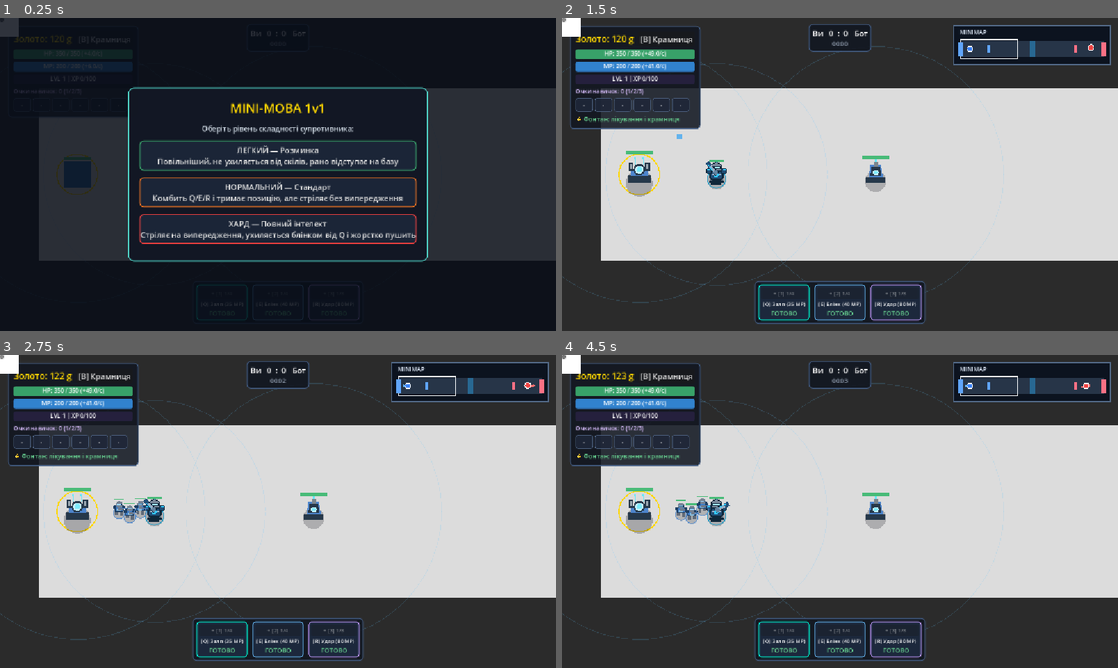
Above: before the commit, frames 1-4 (two rows, left to right).
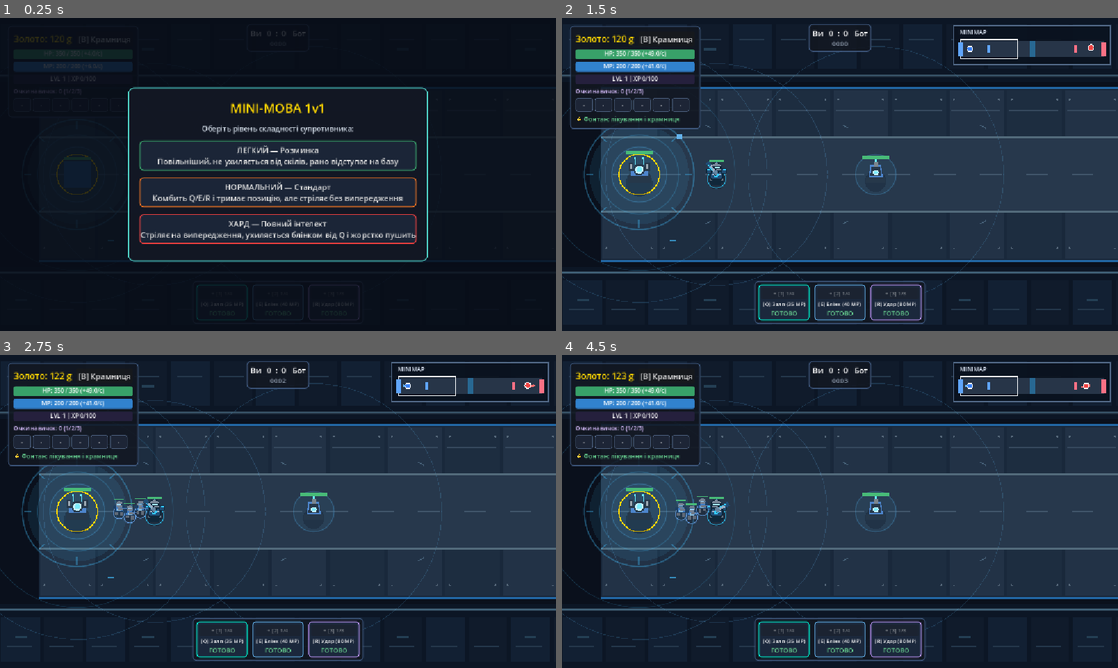
Above: after the commit, the same moments.

Repository: ipz24-rkuzyk-coder/-1v1-MOBA-
Game: Godot game, scene res://main.tscn
Same seed, same stepped clock (60 frames per second), same inputs: the game is played once before the commit and once after it.
Inputs (mouse positions are in pixels of both pictures, inside the frame that each line leads up to):
- Up to frame 1 (0.25 s): no input
- Up to frame 2 (1.5 s): click "ЛЕГКИЙ — Розминка Повільніший…" at 0.5 s; click (562, 21) at 1.27 s
- Up to frame 3 (2.75 s): click (0, 358) at 2.02 s
- Up to frame 4 (4.5 s): click (562, 358) at 2.77 s; click "[B] Крамниця" at 3.5 s; click "✕" at 4.25 s

The runs differ from the first frame. In frame 1, 19% of the frame differs, in the area x 0-100%, y 0-78%; in frame 2, 82%, in the area x 0-100%, y 0-100%; in frame 3, 82%; in frame 4, 82%.

Commit message:
Додано футуристичну арену
Оновлено оформлення ігрової карти. Додано металеву бойову доріжку, енергетичний канал із мостом, підсвічування баз, декоративні платформи та анімовані елементи арени.

Diff:
--- /dev/null
+++ b/arena_visuals.gd
@@ -0,0 +1,220 @@
+
+extends Node
+
+# Mini-MOBA 1v1 — футуристична арена
+# Autoload: ArenaVisuals
+# Не змінює бойову логіку, колізії, HUD або камеру.
+
+const CHECK_INTERVAL: float = 0.35
+var check_timer: float = 0.0
+var current_main: Node2D = null
+var arena_art: ArenaArt = null
+
+
+class ArenaArt:
+	extends Node2D
+
+	const MAP_HEIGHT: float = 648.0
+	const FLOOR_LEFT: float = 80.0
+	const FLOOR_RIGHT_MARGIN: float = 80.0
+	const FLOOR_TOP: float = 144.0
+	const FLOOR_BOTTOM: float = 504.0
+	const LANE_CENTER: float = 324.0
+
+	var blue_throne: Vector2 = Vector2(160.0, 324.0)
+	var red_throne: Vector2 = Vector2(2640.0, 324.0)
+	var animation_time: float = 0.0
+	var redraw_timer: float = 0.0
+
+	func _ready() -> void:
+		name = "ArenaArt"
+		z_as_relative = false
+		z_index = -5
+		process_mode = Node.PROCESS_MODE_PAUSABLE
+		queue_redraw()
+
+	func _process(delta: float) -> void:
+		animation_time += delta
+		redraw_timer += delta
+		if redraw_timer >= 0.15:
+			redraw_timer = 0.0
+			queue_redraw()
+
+	func _draw() -> void:
+		var world_right: float = maxf(2800.0, red_throne.x + 160.0)
+		var middle_x: float = (blue_throne.x + red_throne.x) * 0.5
+
+		# Суцільне покриття замість старих сірих ColorRect.
+		draw_rect(Rect2(0.0, 0.0, world_right, MAP_HEIGHT), Color("#0a101c"))
+		_draw_outer_terrain(world_right)
+		_draw_road(world_right)
+		_draw_middle_canal(middle_x)
+		_draw_base(blue_throne, true)
+		_draw_base(red_throne, false)
+		_draw_structure_pads()
+
+	func _draw_outer_terrain(world_right: float) -> void:
+		# Верхня і нижня технічні смуги.
+		draw_rect(Rect2(0.0, 0.0, world_right, 132.0), Color("#0c1625"))
+		draw_rect(Rect2(0.0, 516.0, world_right, 132.0), Color("#0c1625"))
+
+		# Сітка технічних панелей.
+		for x in range(0, int(world_right), 88):
+			var fx: float = float(x)
+			var panel: Color = Color("#122033") if int(x / 88) % 2 == 0 else Color("#101b2b")
+			draw_rect(Rect2(fx + 3.0, 12.0, 80.0, 94.0), panel)
+			draw_rect(Rect2(fx + 3.0, 542.0, 80.0, 94.0), panel)
+			draw_line(Vector2(fx + 14.0, 45.0), Vector2(fx + 66.0, 45.0), Color("#24374b"), 1.0)
+			draw_line(Vector2(fx + 14.0, 603.0), Vector2(fx + 66.0, 603.0), Color("#24374b"), 1.0)
+			if int(x / 88) % 3 == 0:
+				draw_rect(Rect2(fx + 31.0, 63.0, 24.0, 5.0), Color("#243f54"))
+				draw_rect(Rect2(fx + 31.0, 581.0, 24.0, 5.0), Color("#243f54"))
+
+		# Дві магістралі вздовж арени.
+		for y in [119.0, 527.0]:
+			draw_line(Vector2(0.0, y), Vector2(world_right, y), Color("#263748"), 6.0)
+			draw_line(Vector2(0.0, y), Vector2(world_right, y), Color("#42647b"), 1.0)
+
+	func _draw_road(world_right: float) -> void:
+		var road_width: float = world_right - FLOOR_LEFT - FLOOR_RIGHT_MARGIN
+		draw_rect(Rect2(FLOOR_LEFT, FLOOR_TOP, road_width, FLOOR_BOTTOM - FLOOR_TOP), Color("#19283b"))
+
+		# Велика доріжка складається з броньованих плит.
+		for x in range(80, int(world_right - 80.0), 120):
+			var fx: float = float(x)
+			var color: Color = Color("#223246") if int(x / 120) % 2 == 0 else Color("#1d2d40")
+			draw_rect(Rect2(fx + 3.0, 150.0, 113.0, 348.0), color)
+			draw_line(Vector2(fx + 7.0, 192.0), Vector2(fx + 108.0, 192.0), Color("#35485d"), 1.0)
+			draw_line(Vector2(fx + 7.0, 458.0), Vector2(fx + 108.0, 458.0), Color("#35485d"), 1.0)
+			for y in [169.0, 477.0]:
+				draw_circle(Vector2(fx + 12.0, y), 2.0, Color("#556779"))
+				draw_circle(Vector2(fx + 106.0, y), 2.0, Color("#556779"))
+
+		# Центральна смуга для переміщення юнітів.
+		draw_rect(Rect2(FLOOR_LEFT, 246.0, road_width, 156.0), Color("#27384c"))
+		draw_line(Vector2(FLOOR_LEFT, 246.0), Vector2(world_right - 80.0, 246.0), Color("#526a7b"), 3.0)
+		draw_line(Vector2(FLOOR_LEFT, 402.0), Vector2(world_right - 80.0, 402.0), Color("#526a7b"), 3.0)
+
+		# Дорожня розмітка.
+		for x in range(106, int(world_right - 80.0), 95):
+			var fx: float = float(x)
+			draw_line(Vector2(fx, LANE_CENTER), Vector2(fx + 45.0, LANE_CENTER), Color(0.65, 0.78, 0.88, 0.20), 2.0)
+			# Декоративні шеврони на плечах доріжки.
+			if int(x / 95) % 3 == 0:
+				draw_line(Vector2(fx, 221.0), Vector2(fx + 12.0, 228.0), Color("#466077"), 2.0)
+				draw_line(Vector2(fx, 427.0), Vector2(fx + 12.0, 420.0), Color("#466077"), 2.0)
+
+		# Кольорові магістралі команд по краях доріжки.
+		var middle: float = (blue_throne.x + red_throne.x) * 0.5
+		draw_line(Vector2(FLOOR_LEFT, 145.0), Vector2(middle - 80.0, 145.0), Color(0.17, 0.57, 0.91, 0.65), 4.0)
+		draw_line(Vector2(middle + 80.0, 145.0), Vector2(world_right - 80.0, 145.0), Color(0.88, 0.27, 0.33, 0.65), 4.0)
+		draw_line(Vector2(FLOOR_LEFT, 503.0), Vector2(middle - 80.0, 503.0), Color(0.17, 0.57, 0.91, 0.65), 4.0)
+		draw_line(Vector2(middle + 80.0, 503.0), Vector2(world_right - 80.0, 503.0), Color(0.88, 0.27, 0.33, 0.65), 4.0)
+
+	func _draw_middle_canal(middle_x: float) -> void:
+		# Вертикальний енергоканал у центрі карти.
+		draw_rect(Rect2(middle_x - 70.0, 144.0, 140.0, 360.0), Color("#0d3048"))
+		draw_line(Vector2(middle_x - 70.0, 144.0), Vector2(middle_x - 70.0, 504.0), Color("#3c8aac"), 3.0)
+		draw_line(Vector2(middle_x + 70.0, 144.0), Vector2(middle_x + 70.0, 504.0), Color("#3c8aac"), 3.0)
+
+		# Рухомі течії енергії в каналі.
+		for y in range(155, 499, 30):
+			var fy: float = float(y)
+			var shift: float = sin(animation_time * 1.3 + fy * 0.04) * 12.0
+			draw_line(Vector2(middle_x - 42.0 + shift, fy), Vector2(middle_x + 42.0 + shift, fy), Color(0.27, 0.75, 0.93, 0.30), 2.0)
+
+		# Міст через канал. Це тільки зображення, без колізій.
+		draw_rect(Rect2(middle_x - 81.0, 246.0, 162.0, 156.0), Color("#30475b"))
+		for x in range(-76, 77, 25):
+			var fx: float = middle_x + float(x)
+			draw_line(Vector2(fx, 250.0), Vector2(fx, 398.0), Color("#526879"), 1.0)
+		draw_line(Vector2(middle_x - 79.0, 248.0), Vector2(middle_x + 79.0, 248.0), Color("#63c6e5"), 3.0)
+		draw_line(Vector2(middle_x - 79.0, 400.0), Vector2(middle_x + 79.0, 400.0), Color("#63c6e5"), 3.0)
+		draw_arc(Vector2(middle_x, 324.0), 43.0, 0.0, TAU, 48, Color(0.43, 0.88, 1.0, 0.40), 2.0, true)
+		draw_circle(Vector2(middle_x, 324.0), 7.0, Color("#50b8d7"))
+
+	func _draw_base(pos: Vector2, is_blue: bool) -> void:
+		var col: Color = Color("#42b8f4") if is_blue else Color("#ff6a70")
+		var dim: Color = Color(col.r, col.g, col.b, 0.10)
+		var medium: Color = Color(col.r, col.g, col.b, 0.35)
+
+		# Фонтан і кругла посадкова платформа.
+		draw_circle(pos, 103.0, dim)
+		draw_arc(pos, 114.0, 0.0, TAU, 64, medium, 3.0, true)
+		draw_arc(pos, 82.0, 0.0, TAU, 64, Color(col.r, col.g, col.b, 0.21), 2.0, true)
+		for k in range(8):
+			var angle: float = TAU * float(k) / 8.0
+			var p1: Vector2 = pos + Vector2.from_angle(angle) * 95.0
+			var p2: Vector2 = pos + Vector2.from_angle(angle) * 110.0
+			draw_line(p1, p2, medium, 3.0)
+
+		# Висвітлення реальної зони лікування: радіус 200 px.
+		draw_arc(pos, 199.0, 0.0, TAU, 80, Color(col.r, col.g, col.b, 0.16), 1.4, true)
+		var marker_x: float = pos.x + (70.0 if is_blue else -70.0)
+		_draw_symbol(Vector2(marker_x, 186.0), col)
+		_draw_symbol(Vector2(marker_x, 461.0), col)
+
+	func _draw_symbol(pos: Vector2, color: Color) -> void:
+		draw_line(pos + Vector2(-7.0, 0.0), pos + Vector2(7.0, 0.0), Color(color.r, color.g, color.b, 0.68), 2.0)
+		draw_line(pos + Vector2(0.0, -7.0), pos + Vector2(0.0, 7.0), Color(color.r, color.g, color.b, 0.68), 2.0)
+
+	func _draw_structure_pads() -> void:
+		# Декоративні фундаменти під живими спорудами.
+		for node in get_tree().get_nodes_in_group("structures"):
+			if not is_instance_valid(node) or not (node is Node2D):
+				continue
+			if node.is_queued_for_deletion():
+				continue
+			var hp_value = node.get("hp")
+			if hp_value == null or float(hp_value) <= 0.0:
+				continue
+			var pos: Vector2 = node.global_position
+			var col: Color = Color("#51b8f7") if int(node.get("direction")) == 1 else Color("#ef6875")
+			var r: float = 57.0 if node.get("is_throne") == true else 42.0
+			draw_circle(pos, r, Color(col.r, col.g, col.b, 0.06))
+			draw_arc(pos, r, 0.0, TAU, 40, Color(col.r, col.g, col.b, 0.25), 2.0, true)
+
+
+func _ready() -> void:
+	# Підключаємо декорації навіть коли стартове меню на паузі.
+	process_mode = Node.PROCESS_MODE_ALWAYS
+
+
+func _process(delta: float) -> void:
+	check_timer -= delta
+	if check_timer > 0.0:
+		return
+	check_timer = CHECK_INTERVAL
+
+	var main: Node2D = get_tree().get_first_node_in_group("main") as Node2D
+	if not is_instance_valid(main):
+		current_main = null
+		arena_art = null
+		return
+
+	if is_instance_valid(current_main) and main == current_main and is_instance_valid(arena_art):
+		return
+
+	current_main = main
+	_attach_arena(main)
+
+
+func _attach_arena(main: Node2D) -> void:
+	# Приховуємо тільки три старі елементи фону сцени.
+	for node_path in ["Background", "LaneFloor", "River"]:
+		var old_item: CanvasItem = main.get_node_or_null(node_path) as CanvasItem
+		if is_instance_valid(old_item):
+			old_item.visible = false
+
+	# Маленький білий квадрат — застарілий шаблон EndScreen.
+	# Справжній фінальний екран main.gd створює окремо.
+	var old_end: Control = main.get_node_or_null("CanvasLayer/EndScreen") as Control
+	if is_instance_valid(old_end):
+		old_end.visible = false
+
+	arena_art = ArenaArt.new()
+	arena_art.blue_throne = main.get("blue_throne_pos")
+	arena_art.red_throne = main.get("red_throne_pos")
+	main.add_child(arena_art)
+	arena_art.queue_redraw()
+	print("ArenaVisuals: нову арену підключено")
--- a/project.godot
+++ b/project.godot
@@ -23,6 +23,7 @@
 AudioManager="*uid://duvreapcg7gxv"
 HeroVisuals="*uid://86bdicft4xw5"
 BattlefieldVisuals="*uid://b68nfmyl87x77"
+ArenaVisuals="*uid://bso2edotad4cb"
 
 [display]
 
Not shown, added: arena_visuals.gd.uid
